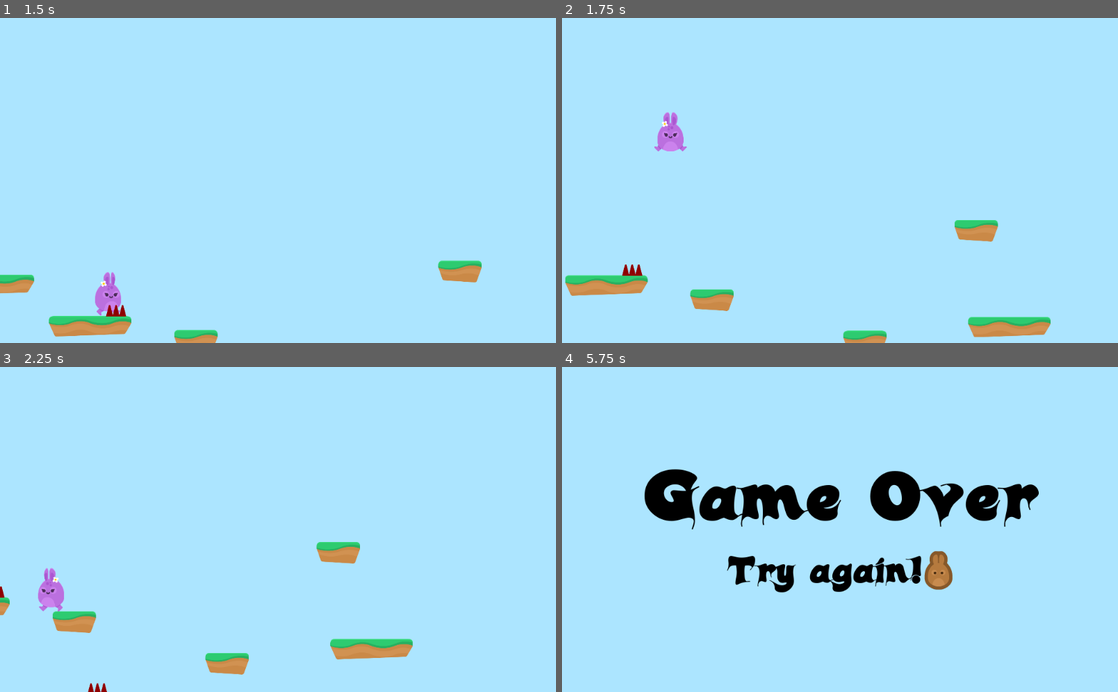
Above: before the commit, frames 1-4 (two rows, left to right).
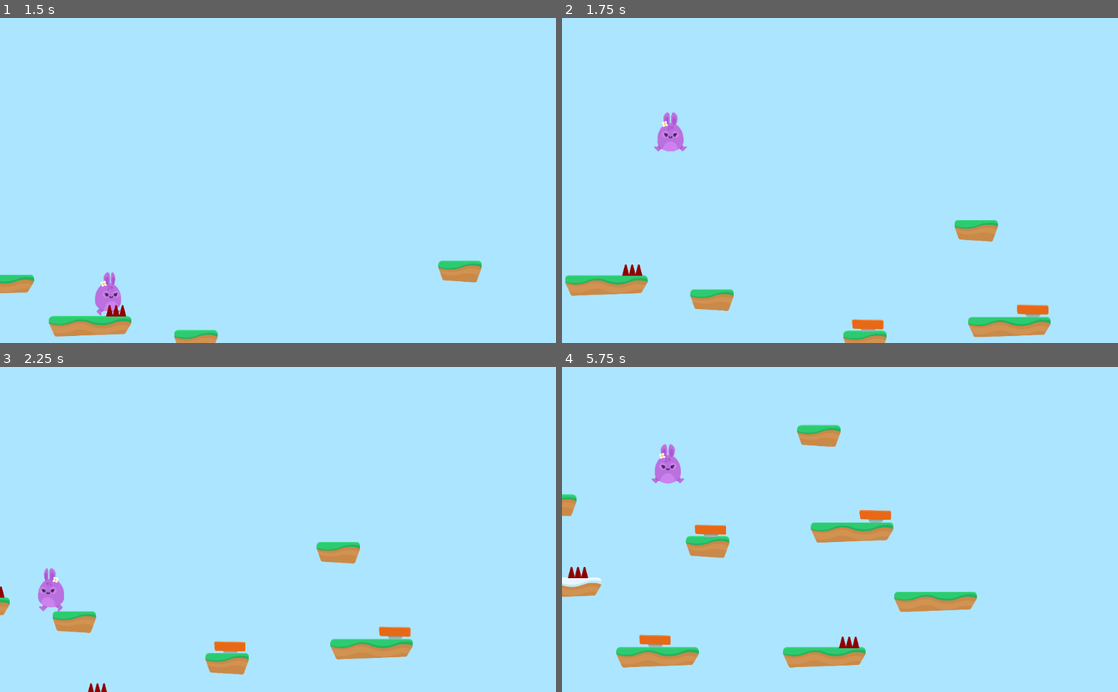
Above: after the commit, the same moments.

Repository: rgbskills/godot_game_1
Game: Godot game, scene res://levels/level1.tscn
The game is run twice, just before and just after one commit, with the same random seed, the same clock (stepped at 60 frames per second) and the same inputs.
Inputs:
- Up to frame 1 (1.5 s): hold D (right) from 0.53 s (still down); tap W (jump) at 0.77 s
- Up to frame 2 (1.75 s): keep holding D (right); tap W (jump) at 1.52 s
- Up to frame 3 (2.25 s): release D (right) at 2.03 s; hold A (left) from 2.03 s (still down)
- Up to frame 4 (5.75 s): release A (left) at 2.78 s; hold D (right) 2.78-4.28 s; tap W (jump) at 3.02, 3.77, 4.52 s; hold A (left) 4.28-5.03 s; hold D (right) from 5.03 s (still down)

Frame 1 is identical in both runs. In frame 2, 0.4% of the frame differs, in the area x 52-88%, y 88-97%; in frame 3, 0.4%; in frame 4, 14%, in the area x 0-86%, y 17-93%.

Commit message:
jump pads

Diff:
--- a/Player/Player.gd
+++ b/Player/Player.gd
@@ -7,6 +7,7 @@
 const UP = Vector2(0, -1)
 const JUMP_SPEED = 4200
 const WORLD_LIMIT = 4000
+const BOOST_MULTIPLIER = 1.5
 
 var lives = 3
 
@@ -57,3 +58,9 @@
 	$HurtSFX.play()
 	if lives < 0:
 		end_game()
+
+func boost():
+	position.y -= 1
+	yield(get_tree(), "idle_frame")
+	$JumpSFX.play()
+	motion.y -= JUMP_SPEED * BOOST_MULTIPLIER
--- a/Player/Player.tscn
+++ b/Player/Player.tscn
@@ -15,7 +15,7 @@
 
 [node name="Player" type="KinematicBody2D"]
 position = Vector2( 455.345, 272.503 )
-collision_mask = 6
+collision_mask = 14
 script = ExtResource( 6 )
 __meta__ = {
 "_edit_group_": true
--- /dev/null
+++ b/items/JumpPad.gd
@@ -0,0 +1,5 @@
+extends Area2D
+
+func _on_JumpPad_body_entered(body):
+	$AnimationPlayer.play("boost")
+	body.boost()
--- /dev/null
+++ b/items/JumpPad.tscn
@@ -0,0 +1,53 @@
+[gd_scene load_steps=8 format=2]
+
+[ext_resource path="res://GFX/Items/spring.png" type="Texture" id=1]
+[ext_resource path="res://GFX/Items/spring_in.png" type="Texture" id=2]
+[ext_resource path="res://GFX/Items/spring_out.png" type="Texture" id=3]
+[ext_resource path="res://items/JumpPad.gd" type="Script" id=4]
+
+[sub_resource type="SpriteFrames" id=1]
+animations = [ {
+"frames": [ ExtResource( 2 ), ExtResource( 3 ) ],
+"loop": true,
+"name": "boost",
+"speed": 2.5
+}, {
+"frames": [ ExtResource( 1 ), ExtResource( 2 ) ],
+"loop": true,
+"name": "default",
+"speed": 1.5
+} ]
+
+[sub_resource type="RectangleShape2D" id=2]
+extents = Vector2( 73.4439, 36.5187 )
+
+[sub_resource type="Animation" id=3]
+resource_name = "boost"
+length = 2.0
+tracks/0/type = "value"
+tracks/0/path = NodePath("AnimatedSprite:animation")
+tracks/0/interp = 1
+tracks/0/loop_wrap = true
+tracks/0/imported = false
+tracks/0/enabled = true
+tracks/0/keys = {
+"times": PoolRealArray( 0, 1.5, 2 ),
+"transitions": PoolRealArray( 1, 1, 1 ),
+"update": 1,
+"values": [ "boost", "default", "boost" ]
+}
+
+[node name="JumpPad" type="Area2D"]
+collision_layer = 8
+script = ExtResource( 4 )
+
+[node name="AnimatedSprite" type="AnimatedSprite" parent="."]
+frames = SubResource( 1 )
+animation = "boost"
+
+[node name="CollisionShape2D" type="CollisionShape2D" parent="."]
+shape = SubResource( 2 )
+
+[node name="AnimationPlayer" type="AnimationPlayer" parent="."]
+anims/boost = SubResource( 3 )
+[connection signal="body_entered" from="." to="." method="_on_JumpPad_body_entered"]
--- a/levels/level1.tscn
+++ b/levels/level1.tscn
@@ -1,9 +1,10 @@
-[gd_scene load_steps=5 format=2]
+[gd_scene load_steps=6 format=2]
 
 [ext_resource path="res://Player/Player.tscn" type="PackedScene" id=1]
 [ext_resource path="res://levels/Tileset.tres" type="TileSet" id=2]
 [ext_resource path="res://hazards/SpikeTop.tscn" type="PackedScene" id=3]
 [ext_resource path="res://SFX/Summer_Park.ogg" type="AudioStream" id=4]
+[ext_resource path="res://items/JumpPad.tscn" type="PackedScene" id=5]
 
 [node name="Node2D" type="Node2D"]
 
@@ -40,6 +41,23 @@
 [node name="SpikeTop7" parent="Hazards" instance=ExtResource( 3 )]
 position = Vector2( 805.942, 2817.47 )
 
+[node name="JumpPads" type="Node" parent="."]
+
+[node name="JumpPad" parent="JumpPads" instance=ExtResource( 5 )]
+position = Vector2( 2163.03, 1700.22 )
+
+[node name="JumpPad2" parent="JumpPads" instance=ExtResource( 5 )]
+position = Vector2( 3177.38, 1123.7 )
+
+[node name="JumpPad3" parent="JumpPads" instance=ExtResource( 5 )]
+position = Vector2( 188.716, 2015.68 )
+
+[node name="JumpPad4" parent="JumpPads" instance=ExtResource( 5 )]
+position = Vector2( 2418.65, 1191.69 )
+
+[node name="JumpPad5" parent="JumpPads" instance=ExtResource( 5 )]
+position = Vector2( 2649.81, 2720.01 )
+
 [node name="Bgm" type="AudioStreamPlayer" parent="."]
 stream = ExtResource( 4 )
 autoplay = true
--- a/project.godot
+++ b/project.godot
@@ -24,17 +24,20 @@
 left={
 "deadzone": 0.5,
 "events": [ Object(InputEventKey,"resource_local_to_scene":false,"resource_name":"","device":0,"alt":false,"shift":false,"control":false,"meta":false,"command":false,"pressed":false,"scancode":65,"unicode":0,"echo":false,"script":null)
+, Object(InputEventKey,"resource_local_to_scene":false,"resource_name":"","device":0,"alt":false,"shift":false,"control":false,"meta":false,"command":false,"pressed":false,"scancode":16777231,"unicode":0,"echo":false,"script":null)
  ]
 }
 right={
 "deadzone": 0.5,
 "events": [ Object(InputEventKey,"resource_local_to_scene":false,"resource_name":"","device":0,"alt":false,"shift":false,"control":false,"meta":false,"command":false,"pressed":false,"scancode":68,"unicode":0,"echo":false,"script":null)
+, Object(InputEventKey,"resource_local_to_scene":false,"resource_name":"","device":0,"alt":false,"shift":false,"control":false,"meta":false,"command":false,"pressed":false,"scancode":16777233,"unicode":0,"echo":false,"script":null)
  ]
 }
 jump={
 "deadzone": 0.5,
 "events": [ Object(InputEventKey,"resource_local_to_scene":false,"resource_name":"","device":0,"alt":false,"shift":false,"control":false,"meta":false,"command":false,"pressed":false,"scancode":87,"unicode":0,"echo":false,"script":null)
 , Object(InputEventKey,"resource_local_to_scene":false,"resource_name":"","device":0,"alt":false,"shift":false,"control":false,"meta":false,"command":false,"pressed":false,"scancode":32,"unicode":0,"echo":false,"script":null)
+, Object(InputEventKey,"resource_local_to_scene":false,"resource_name":"","device":0,"alt":false,"shift":false,"control":false,"meta":false,"command":false,"pressed":false,"scancode":16777232,"unicode":0,"echo":false,"script":null)
  ]
 }
 
@@ -43,6 +46,7 @@
 2d_physics/layer_1="Player"
 2d_physics/layer_2="Terrain"
 2d_physics/layer_3="Hazards"
+2d_physics/layer_4="Items"
 
 [rendering]
 
